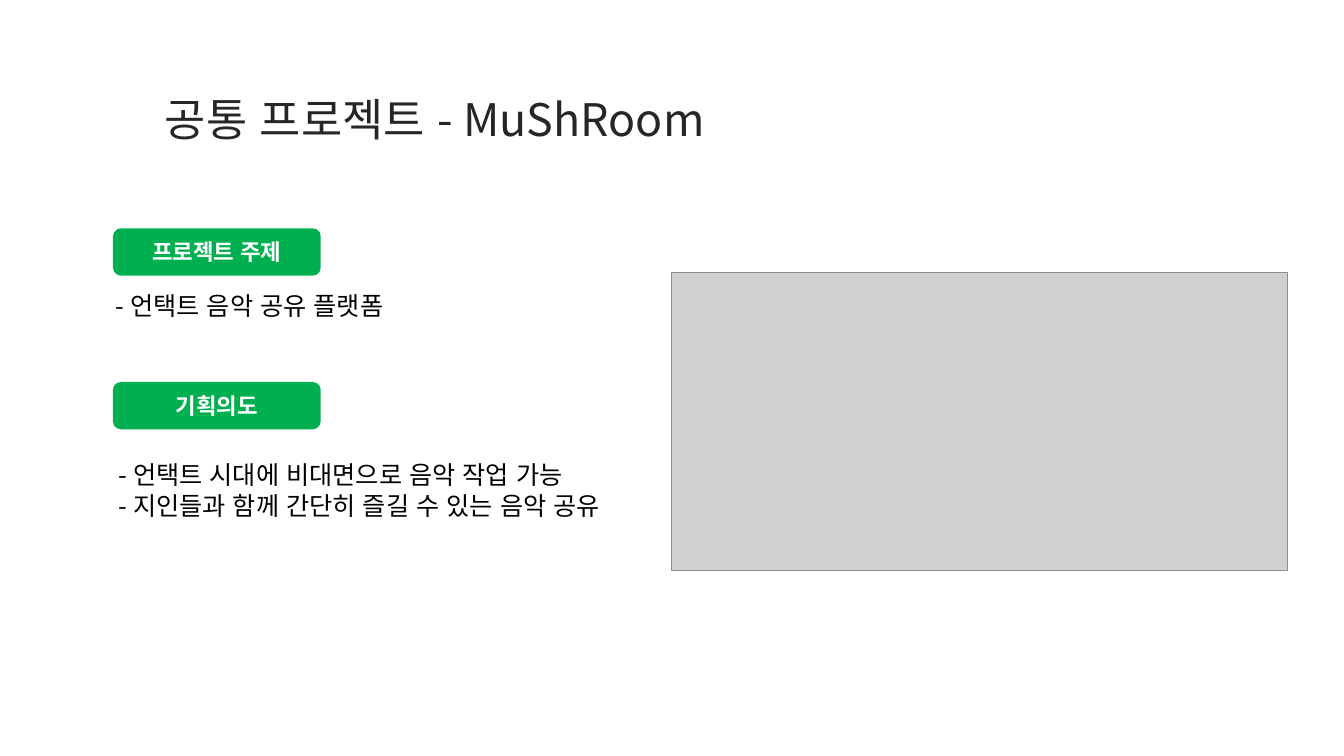
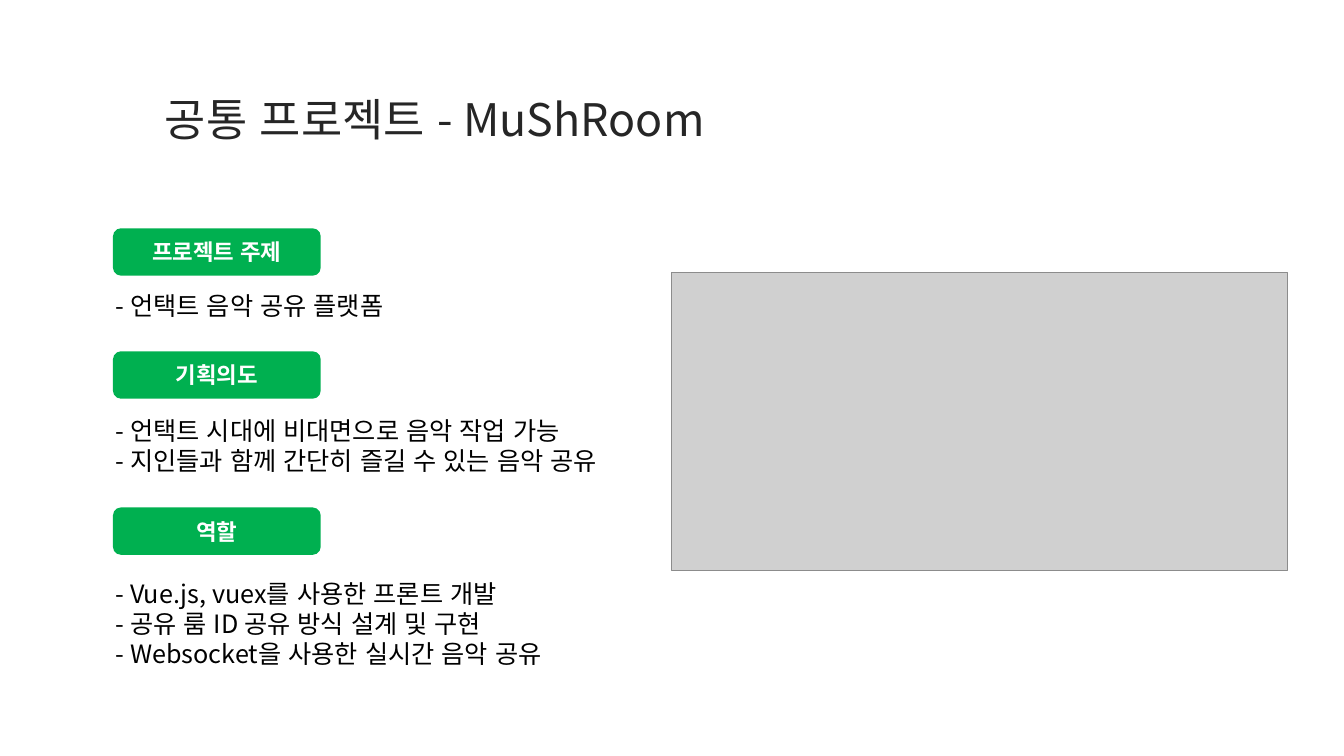
Before and after one commit to shim99887/TMI, a slide deck: slide 2 of docs/Introduce/SDS_자기소개_이병희.pptx (slide 1 before the commit). Drawn at 1344x756 pixels with LibreOffice and Linux fonts; fonts in the diff are those of the drawing; grey boxes stand for pictures; background and template pictures are left out. Boxes give left, top, right and bottom in pixels: in the first picture for what was removed or moved away, otherwise in the second. Text is boxed around its words. In the diff, an @@ line names an element or a change of style, - is before the commit and + after.

```diff
--- a/docs/Introduce/SDS_자기소개_이병희.pptx
+++ b/docs/Introduce/SDS_자기소개_이병희.pptx
@@ rounded rectangle "기획의도": place and size @@
-rounded rectangle "기획의도" at box(113, 382, 321, 430)
+rounded rectangle "기획의도" at box(113, 352, 321, 399)
@@ text "- 언택트 시대에 비대면으로 음악 ...": place and size @@
-text "- 언택트 시대에 비대면으로 음악 ..." at box(133, 463, 599, 517)
+text "- 언택트 시대에 비대면으로 음악 ..." at box(130, 419, 597, 472)
@@ rounded rectangle added at box(113, 507, 321, 555), fill #00B050, 16 pt, text #FFFFFF, bold @@
+역할
@@ text added at box(130, 582, 541, 665), 18 pt, text #000000 @@
+- Vue.js, vuex를 사용한 프론트 개발
+- 공유 룸 ID 공유 방식 설계 및 구현
+- Websocket을 사용한 실시간 음악 공유
```
Also in this commit, not shown: 1 other slide changed, 1 slide added.
